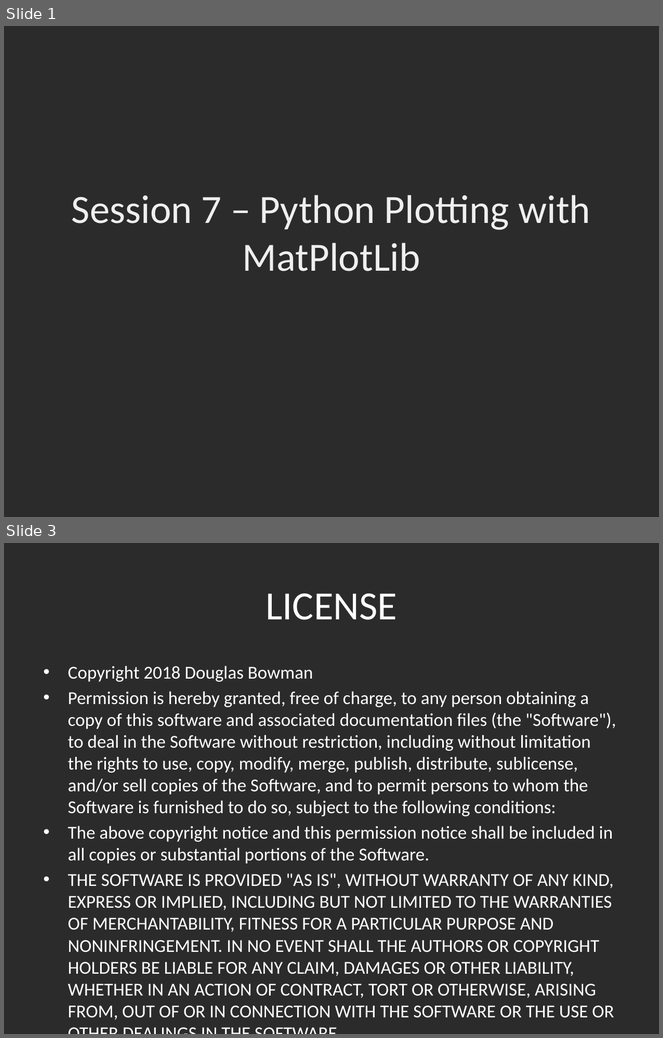
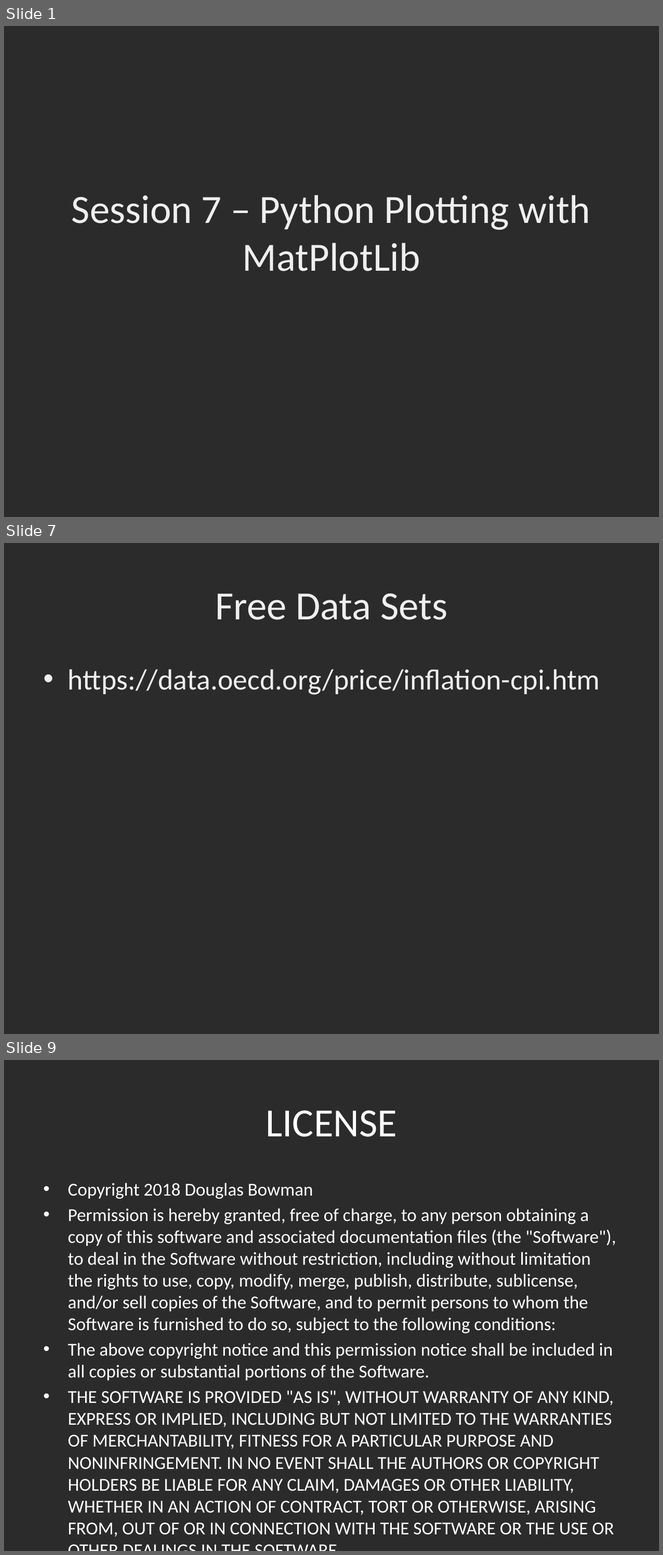
Before and after one commit to dbowmans46/PracticalProgramming, a slide deck: Session 7 - Python/Instructional Material/Session 7 - Python Plotting with MatPlotLib.pptx. Shown one above the other, each under a label of ours: slides 1 and 3 before the commit, slides 1, 7 and 9 after it; the slides between them are not shown. The pictures are 663x1038 and 663x1555 pixels, drawn with LibreOffice and Linux fonts; fonts in the diff are those of the drawing; background and template pictures are left out; a plain dark background stands for a picture behind light text. Boxes give left, top, right and bottom in pixels: in the first picture for what was removed or moved away, otherwise in the second. Text is boxed around its words. In the diff, an @@ line names an element or a change of style, - is before the commit and + after.

```diff
--- a/Session 7 - Python/Instructional Material/Session 7 - Python Plotting with MatPlotLib.pptx
+++ b/Session 7 - Python/Instructional Material/Session 7 - Python Plotting with MatPlotLib.pptx
@@ slide 7 added at (4, 543, 659, 1034), background picture (left out) @@
@@ title added at (215, 593, 448, 620), 44 pt, text #EFEFEF @@
+Free Data Sets
@@ text added at (68, 669, 600, 695), 32 pt, text #EFEFEF @@
+• https://data.oecd.org/price/inflation-cpi.htm
@@ what was slide 3 is now slide 9 @@
```
Also in this commit, not shown: 1 slide changed, 5 other slides added.
